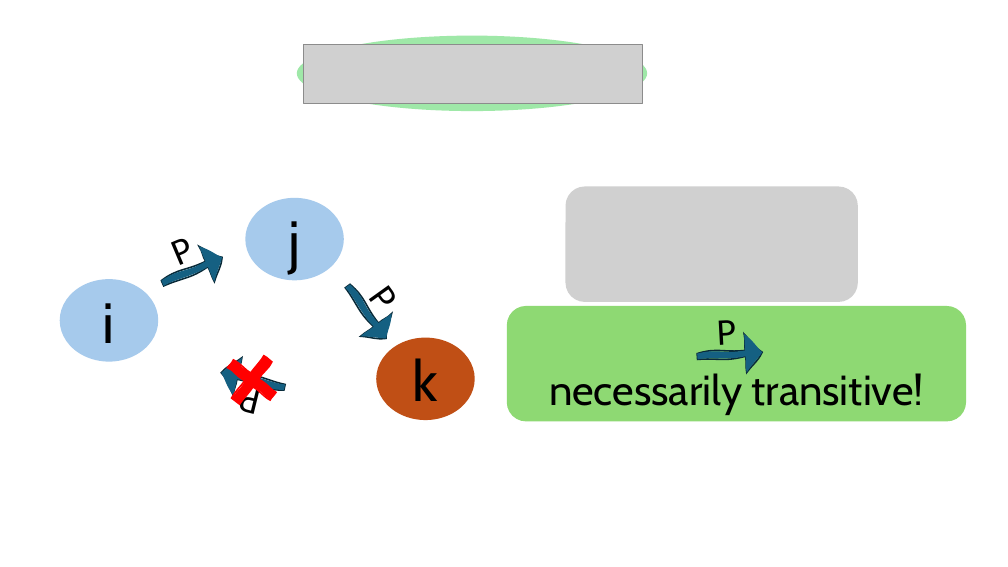
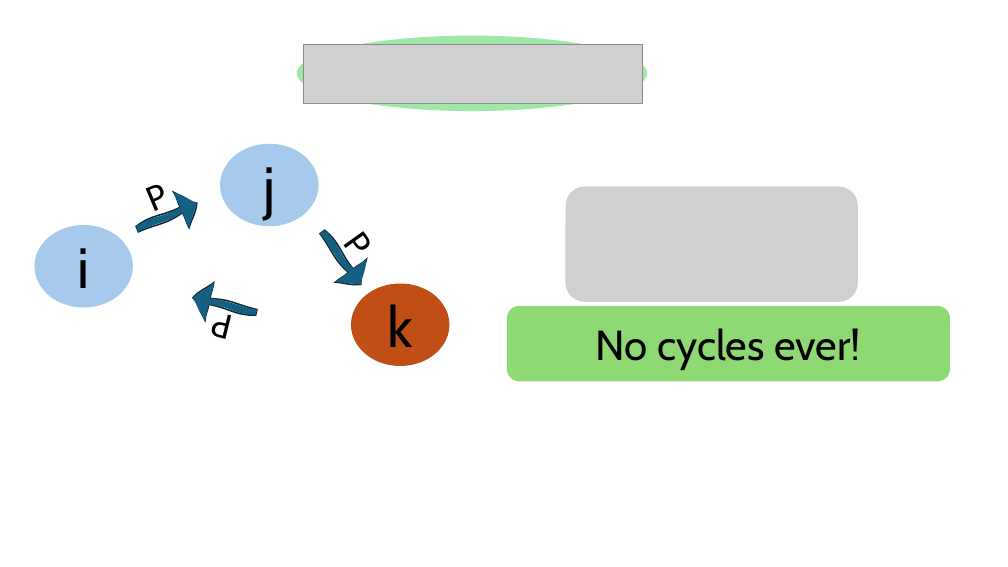
Before and after one commit to HaseebLUMS/Onyx-Presentation, a slide deck: slide 28 of tommy_hotnets_v2.pptx. Drawn at 1008x567 pixels with LibreOffice and Linux fonts; fonts in the diff are those of the drawing; grey boxes stand for pictures. Boxes give left, top, right and bottom in pixels: in the first picture for what was removed or moved away, otherwise in the second. Text is boxed around its words. In the diff, an @@ line names an element or a change of style, - is before the commit and + after.

```diff
--- a/tommy_hotnets_v2.pptx
+++ b/tommy_hotnets_v2.pptx
@@ freeform shape at [130,186,205,247]: rotation 193 to 336 degrees; outline redrawn @@
@@ 3 ellipses, 2 texts, 1 freeform shape: place and size @@
-3 ellipses, 2 texts, 1 freeform shape at [60,198,475,420]
+3 ellipses, 2 texts, 1 freeform shape at [35,144,449,366]
@@ freeform shape at [189,279,261,331]: rotation 336 to 193 degrees; outline redrawn @@
@@ text "P": place and size @@
-text "P" at [243,386,262,414]
+text "P" at [215,311,234,339]
@@ rounded rectangle removed at [507,306,966,422] @@
-necessarily transitive!
@@ rounded rectangle added at [507,306,950,382], fill #8ED973, 40 pt, text #000000 @@
+No cycles ever!
@@ text removed at [717,320,736,355] @@
-P
@@ freeform shape removed at [215,342,290,417] @@
@@ freeform shape removed at [696,333,763,376] @@
```
Also in this commit, not shown: 8 other slides changed, 1 slide added, 1 slide removed.
